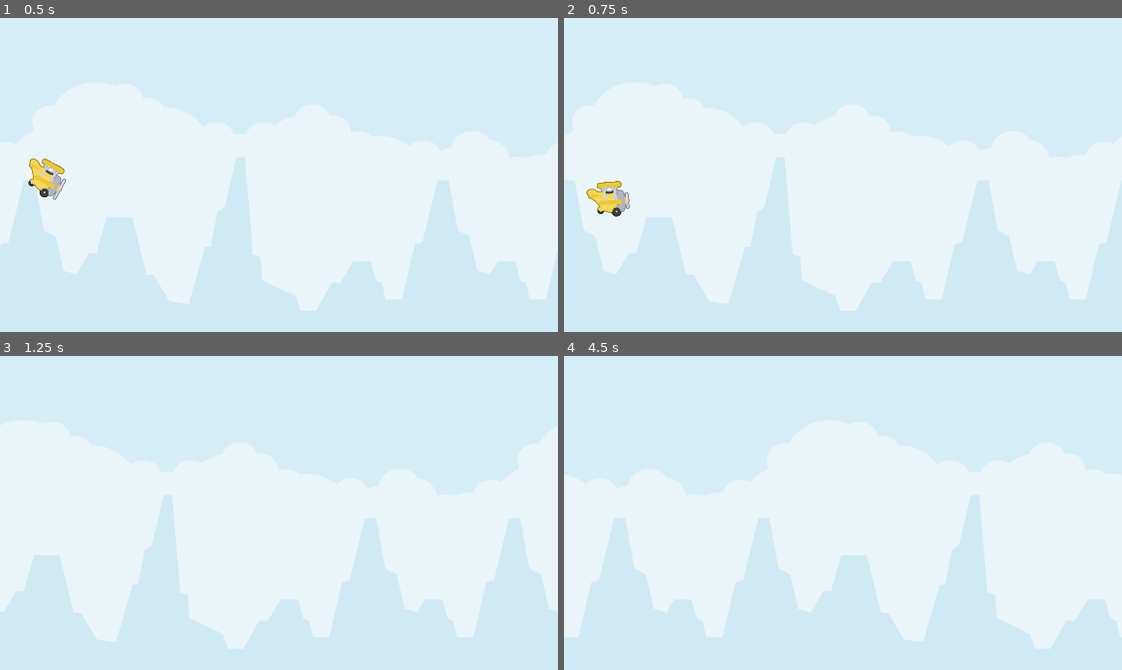
Above: before the commit, frames 1-4 (two rows, left to right).
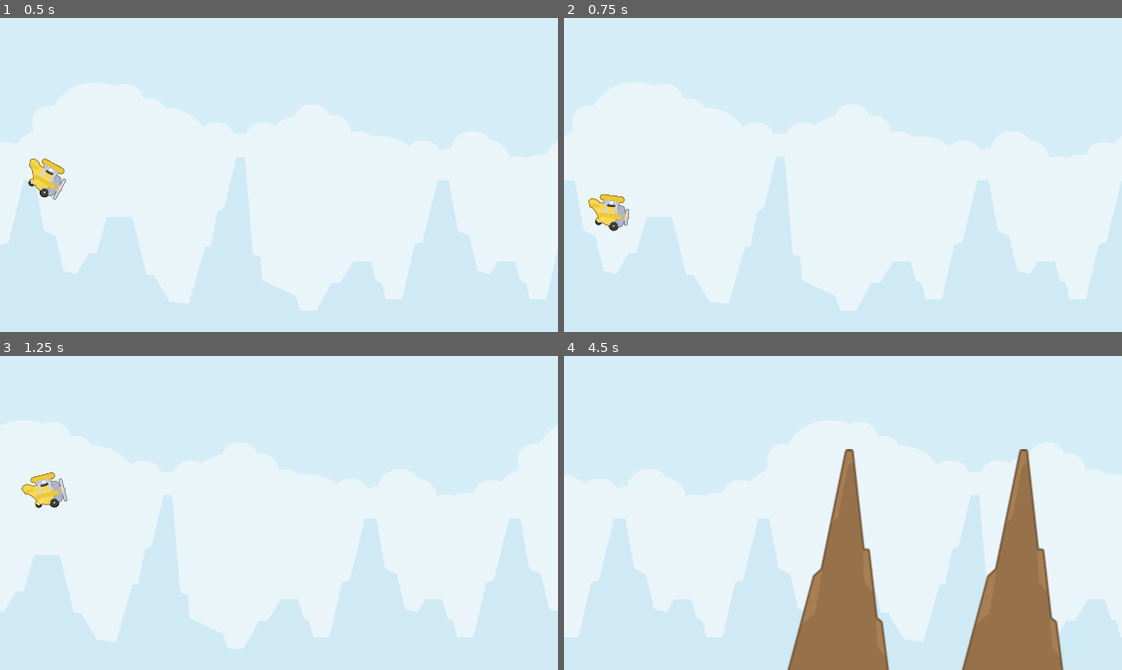
Above: after the commit, the same moments.

Repository: kkffcc123/tappyplane
Game: Godot game, scene res://main.tscn
Same seed, same stepped clock (60 frames per second), same inputs: the game is played once before the commit and once after it.
Inputs:
- Up to frame 1 (0.5 s): no input
- Up to frame 2 (0.75 s): tap Space (flap) at 0.6 s
- Up to frame 3 (1.25 s): tap Space (flap) at 0.77, 1.07 s
- Up to frame 4 (4.5 s): tap Space (flap) at 1.35, 1.52, 1.82, 2.1, 2.85, 3.02, 3.32, 3.6, 3.77, 4.07, 4.35 s

Frame 1 is identical in both runs. In frame 2, 0.8% of the frame differs, in the area x 3-12%, y 51-68%; in frame 3, 0.6%; in frame 4, 13%, in the area x 39-90%, y 29-100%.

Commit message:
04

Diff:
--- /dev/null
+++ b/main.gd
@@ -0,0 +1,22 @@
+extends Node2D
+
+var timer : Timer = Timer.new() #还没有加载到场景中
+@export var min_spawn_rock_time : float = 1.0
+@export var max_spawn_rock_time : float = 3.0
+@export var s_rock : PackedScene = preload("res://src/entities/rock.tscn") #预加载，还没有实例化
+
+func _ready() -> void:
+	self.add_child(timer) #加载到场景中
+	timer.timeout.connect(_on_timer_timeout)
+	timer.wait_time = randf_range(min_spawn_rock_time,max_spawn_rock_time)
+	timer.start()
+
+func _on_timer_timeout() -> void:
+	spawn_rock()
+	timer.wait_time = randf_range(min_spawn_rock_time,max_spawn_rock_time)
+	timer.start()
+
+func spawn_rock() -> void:
+	var rock : Node2D = s_rock.instantiate() #实例化
+	rock.position = Vector2(720,216)
+	self.add_child(rock) #add_child里面必须是个节点(node)
--- a/main.tscn
+++ b/main.tscn
@@ -1,10 +1,12 @@
-[gd_scene load_steps=4 format=3 uid="uid://bo0ccr170ty8e"]
+[gd_scene load_steps=5 format=3 uid="uid://bo0ccr170ty8e"]
 
 [ext_resource type="PackedScene" uid="uid://bbiobdqbfqx5g" path="res://src/entities/plane.tscn" id="1_2on7n"]
 [ext_resource type="Script" path="res://parallax_background.gd" id="1_feub1"]
+[ext_resource type="Script" path="res://main.gd" id="1_nkul0"]
 [ext_resource type="Texture2D" uid="uid://bj5bl77gxeog0" path="res://assets/textures/others/background.png" id="2_7rppj"]
 
 [node name="Main" type="Node2D"]
+script = ExtResource("1_nkul0")
 
 [node name="ParallaxBackground" type="ParallaxBackground" parent="."]
 script = ExtResource("1_feub1")
--- a/src/entities/plane.gd
+++ b/src/entities/plane.gd
@@ -1,9 +1,10 @@
 extends CharacterBody2D
 
 var gravity : int = ProjectSettings.get_setting("physics/2d/default_gravity")
-@export var flap_power :int = 400 #飞机向上力度
+@export var flap_power :int = 300 #飞机向上力度
 @export var max_tilt_angle : int = 60 # 45 朝右下倾斜
 @export var min_tilt_angle : int = -60 #-45 朝右上倾斜
+@export var max_velocity_y : int = 200 #y轴最大速度
 
 func _physics_process(delta: float) -> void:
 	velocity += get_gravity() * delta
@@ -15,4 +16,4 @@
 
 func _unhandled_input(event: InputEvent) -> void:
 	if Input.is_action_just_pressed("flap"):
-		velocity.y -= flap_power #给飞机一个向上的力度
+		velocity.y = clamp(velocity.y - flap_power,max_velocity_y * -1,max_velocity_y)
--- /dev/null
+++ b/src/entities/rock.gd
@@ -0,0 +1,7 @@
+extends CharacterBody2D
+
+@export var speed : int = 150
+
+func _physics_process(delta: float) -> void: #delta会递加导致rock加速
+	velocity.x = speed * -1
+	move_and_slide()
--- /dev/null
+++ b/src/entities/rock.tscn
@@ -0,0 +1,13 @@
+[gd_scene load_steps=3 format=3 uid="uid://cui3hsvt6ko31"]
+
+[ext_resource type="Texture2D" uid="uid://djkiupc05u0i" path="res://assets/textures/entities/rocks/rock.png" id="1_ax480"]
+[ext_resource type="Script" path="res://src/entities/rock.gd" id="1_vtxu5"]
+
+[node name="Rock" type="CharacterBody2D"]
+script = ExtResource("1_vtxu5")
+
+[node name="Sprite2D" type="Sprite2D" parent="."]
+texture = ExtResource("1_ax480")
+
+[node name="CollisionPolygon2D" type="CollisionPolygon2D" parent="."]
+polygon = PackedVector2Array(9, -117, 14, -117, 26, -15, 32.746, -1.22593, 40, 56, 51, 116, -51, 115, -23, 13, -16, 5)
